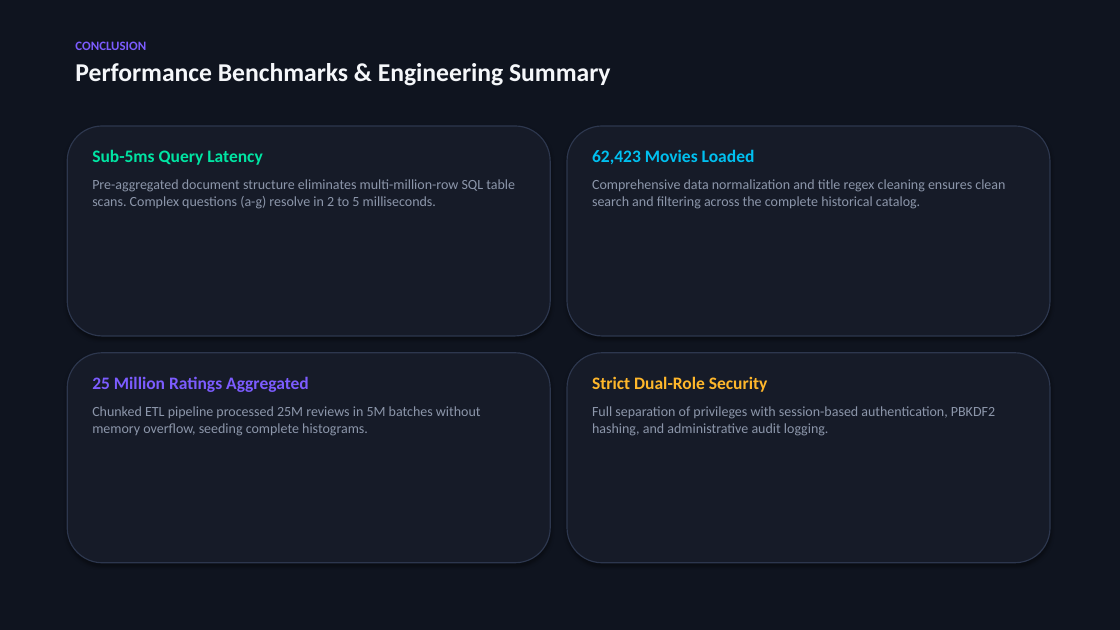
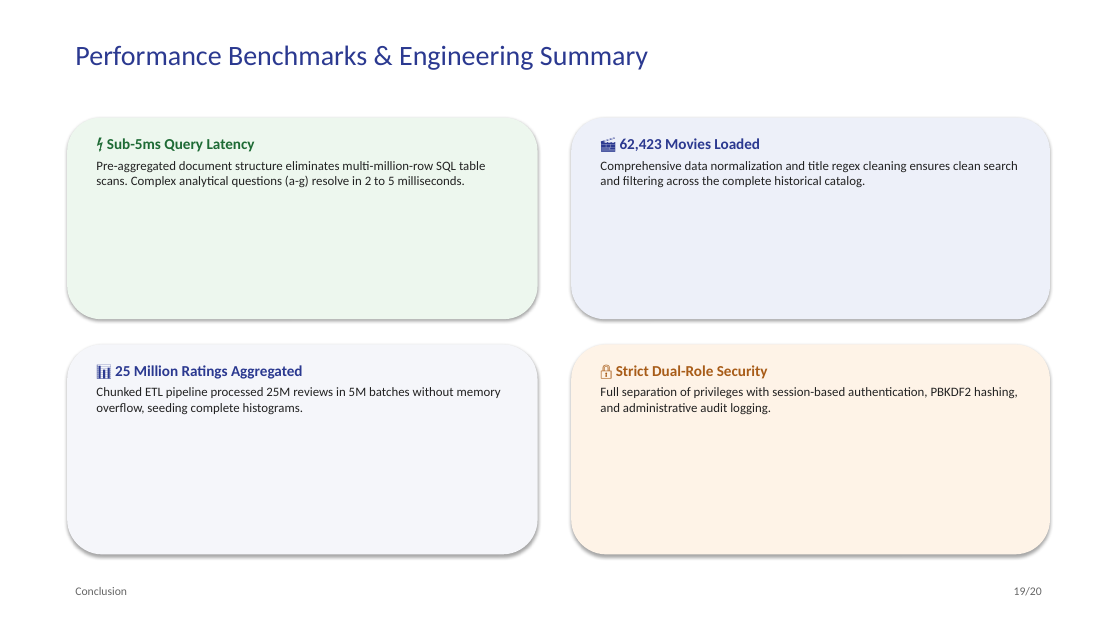
Before and after one commit to prithamnandavaram/movielens-data-engineering, a slide deck: slide 19 of presentation/MovieLens_Analytics_Presentation.pptx. Drawn at 1120x630 pixels with LibreOffice and Linux fonts; fonts in the diff are those of the drawing. Boxes give left, top, right and bottom in pixels: in the first picture for what was removed or moved away, otherwise in the second. Text is boxed around its words. In the diff, an @@ line names an element or a change of style, - is before the commit and + after.

Commit message:
style: restyle presentation deck to match uploaded academic Beamer aesthetic

```diff
--- a/presentation/MovieLens_Analytics_Presentation.pptx
+++ b/presentation/MovieLens_Analytics_Presentation.pptx
@@ background #0F141F to #FFFFFF @@
@@ text "Performance Benchmarks & Engineering Summary" at (75, 45, 648, 70): size 22 to 24 pt, text colour #F5F7FA to #2B3990, bold off @@
@@ text at (75, 41, 146, 50): paragraph removed @@
-CONCLUSION
@@ rounded rectangle: place and size @@
-rounded rectangle at (567, 126, 1050, 336)
+rounded rectangle at (67, 118, 538, 319)
@@ rounded rectangle at (67, 118, 538, 319): fill #161B28 to #EDF7EE; outline #2D374E 1 pt to none @@
@@ rounded rectangle: place and size @@
-rounded rectangle at (67, 353, 550, 563)
+rounded rectangle at (571, 118, 1050, 319)
@@ rounded rectangle at (571, 118, 1050, 319): fill #161B28 to #EDF0F9; outline #2D374E 1 pt to none @@
@@ rounded rectangle removed at (67, 126, 550, 336) @@
@@ text at (96, 138, 485, 187): text changed; size 12 to 11 pt; text colour #8C96AA to #222222 @@
-Sub-5ms Query Latency
-Pre-aggregated document structure eliminates multi-million-row SQL table scans. Complex questions (a-g) resolve in 2 to 5 milliseconds.
+⚡ Sub-5ms Query Latency
+Pre-aggregated document structure eliminates multi-million-row SQL table scans. Complex analytical questions (a-g) resolve in 2 to 5 milliseconds.
@@ text "🎬 62,423 Movies Loaded": place and size @@
-text "🎬 62,423 Movies Loaded" at (592, 149, 1005, 209)
+text "🎬 62,423 Movies Loaded" at (600, 138, 1018, 187)
@@ text at (620, 138, 760, 151): text changed; size 15 to 13 pt; text colour #00C0F0 to #2B3990 @@
-62,423 Movies Loaded
+🎬 62,423 Movies Loaded
@@ text at (600, 161, 1018, 187): size 12 to 11 pt, text colour #8C96AA to #222222 in "Comprehensive data normalization and title regex cleaning ..."; more space between paragraphs @@
@@ rounded rectangle: place and size @@
-rounded rectangle at (567, 353, 1050, 563)
+rounded rectangle at (67, 344, 538, 555)
@@ rounded rectangle at (67, 344, 538, 555): fill #161B28 to #F5F6FA; outline #2D374E 1 pt to none @@
@@ text "📊 25 Million Ratings Aggregated": place and size @@
-text "📊 25 Million Ratings Aggregated" at (92, 376, 481, 436)
+text "📊 25 Million Ratings Aggregated" at (96, 365, 501, 414)
@@ rounded rectangle added at (571, 344, 1050, 555), fill #FEF3E7 @@
@@ text "🔒 Strict Dual-Role Security": place and size @@
-text "🔒 Strict Dual-Role Security" at (592, 376, 995, 436)
+text "🔒 Strict Dual-Role Security" at (600, 365, 1018, 414)
@@ text at (96, 387, 501, 414): size 12 to 11 pt, text colour #8C96AA to #222222 in "Chunked ETL pipeline processed 25M reviews in ..."; more space between paragraphs @@
@@ text at (115, 365, 303, 379): text changed; size 15 to 13 pt; text colour #7C5CFF to #2B3990 @@
-25 Million Ratings Aggregated
+📊 25 Million Ratings Aggregated
@@ text at (600, 387, 1018, 414): size 12 to 11 pt, text colour #8C96AA to #222222 in "Full separation of privileges with session-based authenticat ..."; more space between paragraphs @@
@@ text at (616, 365, 768, 379): text changed; size 15 to 13 pt; text colour #FFB72B to #A85C18 @@
-Strict Dual-Role Security
+🔒 Strict Dual-Role Security
@@ text added at (75, 587, 127, 595), 10 pt, text #666666 @@
+Conclusion
@@ text added at (1014, 587, 1042, 596), 10 pt, text #666666 @@
+19/20
```
Also in this commit, not shown: 8 other slides changed, 11 slides added, 11 slides removed, 2 other files.
